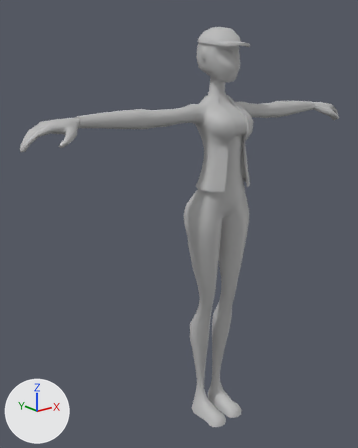
An edit to the FBX model Assets/Animations/Player1/player1.fbx, drawn before and after from the same camera.
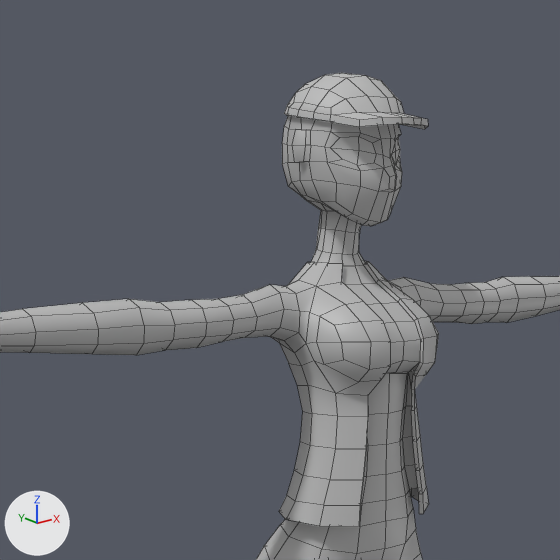
Each version is shown whole from a 50 mm lens placed at (-0.0518, -0.0541, 0.0584), pointed at (-0.0023, 0.0077, 0.0336), then close up on the part from 26% to 83% of the width and 0% to 46% of the height. Lighting does not change. The marker at lower left points along +X, +Y and +Z. The close-ups show mesh edges as thin lines. Where no turn or scale is listed for an object, it has been applied to the vertices.

Names of what the first close-up shows: 'C_P1:Mesh'.
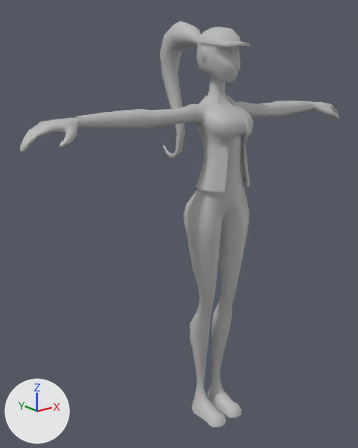
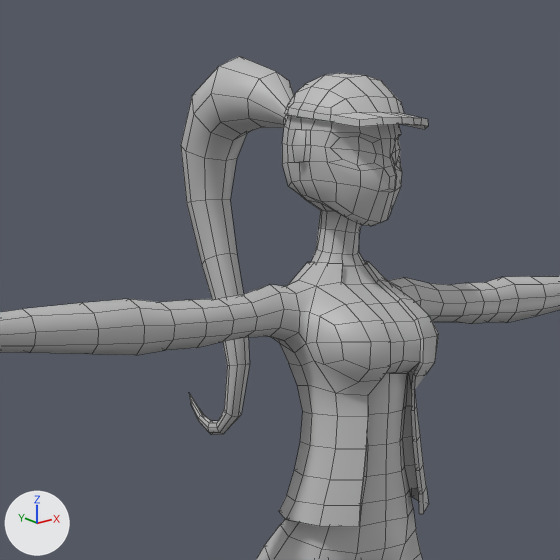
What differs and where, as boxes [x1, y1, x2, y2] in the close-ups (560 x 560 px):
'C_P1:Mesh', reshaped: before [0, 73, 560, 560]; after [0, 56, 560, 560]
part 1 of me_mesh, added: after [181, 56, 294, 435]

Edits to the bpy script that builds the scene:
```text
Change me_mesh:
    used by ob_c_p1_mesh; location = (0.0, 0.0, 0.0328)
    remove me_mesh.from_pydata(...)  # 1287 vertices, 1296 faces; spans x -0.0303..0.0303, y -0.0038..0.0049, z -0.0325..0.0312
    add me_mesh.from_pydata(...)  # 1410 vertices, 1420 faces; spans x -0.0303..0.0303, y -0.0038..0.015, z -0.0325..0.0326
    me_mesh part 1: a new loose piece of 129 vertices spanning x -0.0021..0.0021, y 0.004..0.015, z 0.0109..0.0326, in mat_lambert1 (grey #bcbcbc)
```
